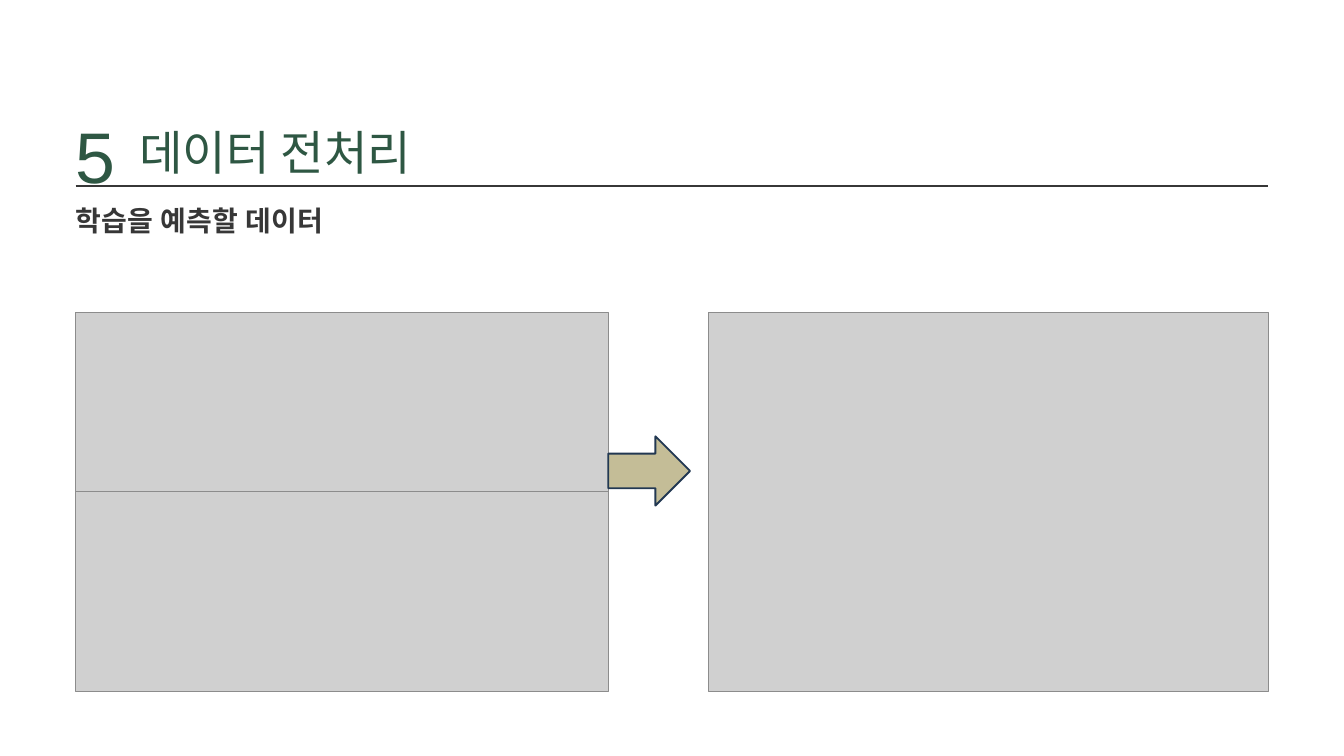
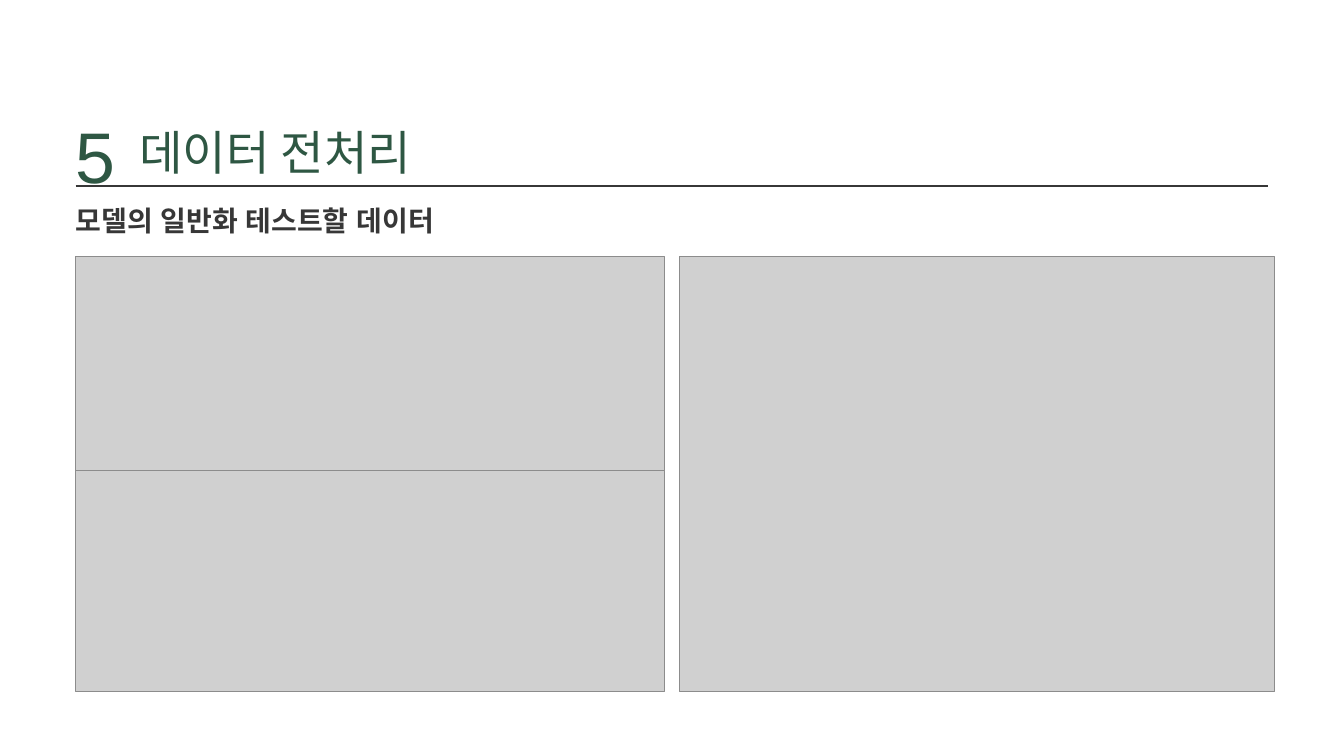
Before and after one commit to ssoom98/personal_project, a slide deck: slide 14 of ppt/몸무게 변화 예측과 식단 추천.pptx. Drawn at 1344x756 pixels with LibreOffice and Linux fonts; fonts in the diff are those of the drawing; grey boxes stand for pictures; background and template pictures are left out. Boxes give left, top, right and bottom in pixels: in the first picture for what was removed or moved away, otherwise in the second. Text is boxed around its words. In the diff, an @@ line names an element or a change of style, - is before the commit and + after.

```diff
--- a/ppt/몸무게 변화 예측과 식단 추천.pptx
+++ b/ppt/몸무게 변화 예측과 식단 추천.pptx
@@ text at bbox=[76, 207, 434, 234]: text changed @@
-학습을 예측할 데이터
+모델의 일반화 테스트할 데이터
@@ picture: place and size @@
-picture at bbox=[75, 312, 608, 492]
+picture at bbox=[75, 257, 664, 470]
@@ picture: place and size @@
-picture at bbox=[708, 312, 1268, 692]
+picture at bbox=[679, 257, 1275, 691]
@@ right arrow removed at bbox=[608, 436, 690, 505] @@
@@ picture: place and size @@
-picture at bbox=[75, 492, 608, 692]
+picture at bbox=[75, 470, 664, 691]
```
Also in this commit, not shown: 8 other slides changed, 1 slide added, 4 other files.
